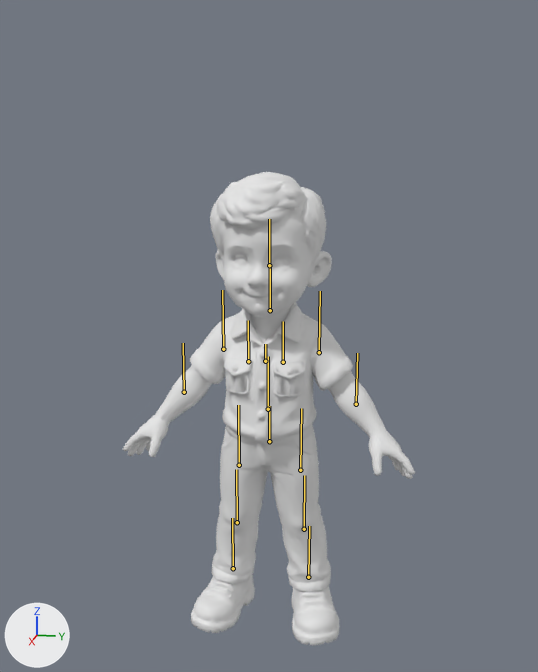
Before and after pictures for a commit that changed the glTF model remake/assets/characters/egill.glb.
Both versions are drawn from a 50 mm lens placed at (1.662, 0.331, 1.141), pointed at (-0.033, -0.008, 0.717). Arrows for +X, +Y and +Z are at lower left; the lights stay in place. The first picture is the older version. The bones that change, and the others that lie on the model, are drawn over the model as lines.

Names of what the first picture shows: 'Egill body'.
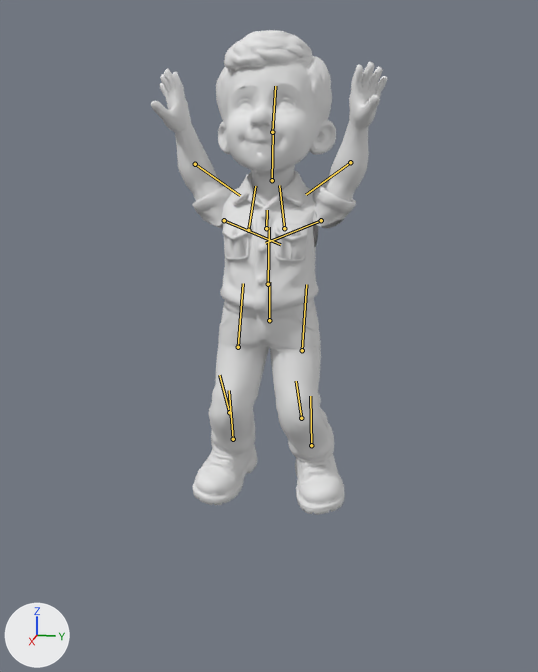
The newer file adds an action. The first version stands in its rest pose; the second is drawn at frame 15 of the action 'hop'.

The change, as a list of edits to the scene's bpy script:
```text
Change bone_hips:
    where bone_hips = bpy.data.objects['Egill'].pose.bones['Hips']  # child of 'root'
    bone_hips.location: (0.0, 0.0, 0.0) -> (0.0, 0.3, 0.0)
Change bone_spine:
    where bone_spine = bpy.data.objects['Egill'].pose.bones['Spine']  # child of 'Hips'
    bone_spine.rotation_quaternion: (1.0, 0.0, 0.0, 0.0) -> (0.999, 0.0, 0.0, 0.041)  # degrees (0, 0, 0) -> degrees (0, 0, 5)
Change bone_chest:
    where bone_chest = bpy.data.objects['Egill'].pose.bones['Chest']  # child of 'Spine'
    bone_chest.rotation_quaternion: (1.0, 0.0, 0.0, 0.0) -> (1.0, 0.0, 0.0, 0.021)  # degrees (0, 0, 0) -> degrees (0, 0, 2)
Change bone_head:
    where bone_head = bpy.data.objects['Egill'].pose.bones['Head']  # child of 'Neck'
    bone_head.rotation_quaternion: (1.0, 0.0, 0.0, 0.0) -> (0.996, 0.0, 0.0, 0.09)  # degrees (0, 0, 0) -> degrees (0, 0, 10)
Change bone_leftshoulder:
    where bone_leftshoulder = bpy.data.objects['Egill'].pose.bones['LeftShoulder']  # child of 'Chest'
    bone_leftshoulder.rotation_quaternion: (1.0, 0.0, 0.0, 0.0) -> (0.998, 0.07, 0.0, 0.0)  # degrees (0, 0, 0) -> degrees (8, 0, 0)
Change bone_leftupperarm:
    where bone_leftupperarm = bpy.data.objects['Egill'].pose.bones['LeftUpperArm']  # child of 'LeftShoulder'
    bone_leftupperarm.rotation_quaternion: (1.0, 0.0, 0.0, 0.0) -> (0.613, 0.783, -0.081, 0.063)  # degrees (0, 0, 0) -> degrees (104, -11, -3)
Change bone_leftlowerarm:
    where bone_leftlowerarm = bpy.data.objects['Egill'].pose.bones['LeftLowerArm']  # child of 'LeftUpperArm'
    bone_leftlowerarm.rotation_quaternion: (1.0, 0.0, 0.0, 0.0) -> (0.995, 0.105, 0.0, 0.0)  # degrees (0, 0, 0) -> degrees (12, 0, 0)
Change bone_rightshoulder:
    where bone_rightshoulder = bpy.data.objects['Egill'].pose.bones['RightShoulder']  # child of 'Chest'
    bone_rightshoulder.rotation_quaternion: (1.0, 0.0, 0.0, 0.0) -> (0.998, -0.07, 0.0, 0.0)  # degrees (0, 0, 0) -> degrees (-8, 0, 0)
Change bone_rightupperarm:
    where bone_rightupperarm = bpy.data.objects['Egill'].pose.bones['RightUpperArm']  # child of 'RightShoulder'
    bone_rightupperarm.rotation_quaternion: (1.0, 0.0, 0.0, 0.0) -> (0.613, -0.783, 0.081, 0.063)  # degrees (0, 0, 0) -> degrees (-104, 11, -3)
Change bone_rightlowerarm:
    where bone_rightlowerarm = bpy.data.objects['Egill'].pose.bones['RightLowerArm']  # child of 'RightUpperArm'
    bone_rightlowerarm.rotation_quaternion: (1.0, 0.0, 0.0, 0.0) -> (0.995, -0.105, 0.0, 0.0)  # degrees (0, 0, 0) -> degrees (-12, 0, 0)
Change bone_leftupperleg:
    where bone_leftupperleg = bpy.data.objects['Egill'].pose.bones['LeftUpperLeg']  # child of 'Hips'
    bone_leftupperleg.rotation_quaternion: (1.0, 0.0, 0.0, 0.0) -> (0.98, 0.0, 0.0, 0.197)  # degrees (0, 0, 0) -> degrees (0, 0, 23)
Change bone_leftlowerleg:
    where bone_leftlowerleg = bpy.data.objects['Egill'].pose.bones['LeftLowerLeg']  # child of 'LeftUpperLeg'
    bone_leftlowerleg.rotation_quaternion: (1.0, 0.0, 0.0, 0.0) -> (0.87, 0.0, 0.0, -0.493)  # degrees (0, 0, 0) -> degrees (0, 0, -59)
Change bone_leftfoot:
    where bone_leftfoot = bpy.data.objects['Egill'].pose.bones['LeftFoot']  # child of 'LeftLowerLeg'
    bone_leftfoot.rotation_quaternion: (1.0, 0.0, 0.0, 0.0) -> (0.983, 0.0, 0.0, 0.186)  # degrees (0, 0, 0) -> degrees (0, 0, 21)
Change bone_rightupperleg:
    where bone_rightupperleg = bpy.data.objects['Egill'].pose.bones['RightUpperLeg']  # child of 'Hips'
    bone_rightupperleg.rotation_quaternion: (1.0, 0.0, 0.0, 0.0) -> (0.981, 0.0, 0.0, 0.195)  # degrees (0, 0, 0) -> degrees (0, 0, 23)
Change bone_rightlowerleg:
    where bone_rightlowerleg = bpy.data.objects['Egill'].pose.bones['RightLowerLeg']  # child of 'RightUpperLeg'
    bone_rightlowerleg.rotation_quaternion: (1.0, 0.0, 0.0, 0.0) -> (0.874, 0.0, 0.0, -0.486)  # degrees (0, 0, 0) -> degrees (0, 0, -58)
Change bone_rightfoot:
    where bone_rightfoot = bpy.data.objects['Egill'].pose.bones['RightFoot']  # child of 'RightLowerLeg'
    bone_rightfoot.rotation_quaternion: (1.0, 0.0, 0.0, 0.0) -> (0.984, 0.0, 0.0, 0.181)  # degrees (0, 0, 0) -> degrees (0, 0, 21)
```

Location of each change, (x1, y1, x2, y2) in pixels of the pictures (538 x 672 px):
'Egill body', posed (19% narrower)
    before: (123, 172, 415, 645)
    after: (151, 30, 388, 515)
bone 'Hips', root to tip
    before: (269, 441) to (269, 406)
    after: (269, 320) to (269, 282)
bone 'Spine', root to tip
    before: (268, 409) to (268, 356)
    after: (268, 284) to (269, 227)
bone 'Chest', root to tip
    before: (265, 361) to (265, 344)
    after: (266, 228) to (267, 210)
bone 'Head', root to tip
    before: (269, 265) to (269, 219)
    after: (272, 132) to (275, 86)
bone 'LeftShoulder', root to tip
    before: (283, 362) to (283, 321)
    after: (284, 228) to (279, 185)
bone 'LeftUpperArm', root to tip
    before: (319, 352) to (320, 291)
    after: (321, 220) to (265, 243)
bone 'LeftLowerArm', root to tip
    before: (356, 404) to (357, 353)
    after: (350, 162) to (306, 194)
bone 'RightShoulder', root to tip
    before: (248, 361) to (248, 320)
    after: (248, 230) to (255, 186)
bone 'RightUpperArm', root to tip
    before: (223, 349) to (222, 290)
    after: (224, 220) to (280, 244)
bone 'RightLowerArm', root to tip
    before: (184, 392) to (183, 343)
    after: (195, 164) to (240, 195)
bone 'LeftUpperLeg', root to tip
    before: (300, 470) to (301, 408)
    after: (302, 350) to (306, 284)
bone 'LeftLowerLeg', root to tip
    before: (304, 529) to (304, 475)
    after: (301, 418) to (296, 381)
bone 'LeftFoot', root to tip
    before: (308, 577) to (309, 526)
    after: (311, 445) to (310, 396)
bone 'RightUpperLeg', root to tip
    before: (239, 465) to (238, 405)
    after: (238, 347) to (243, 283)
bone 'RightLowerLeg', root to tip
    before: (237, 522) to (236, 469)
    after: (229, 412) to (219, 375)
bone 'RightFoot', root to tip
    before: (233, 568) to (232, 518)
    after: (233, 439) to (229, 390)
